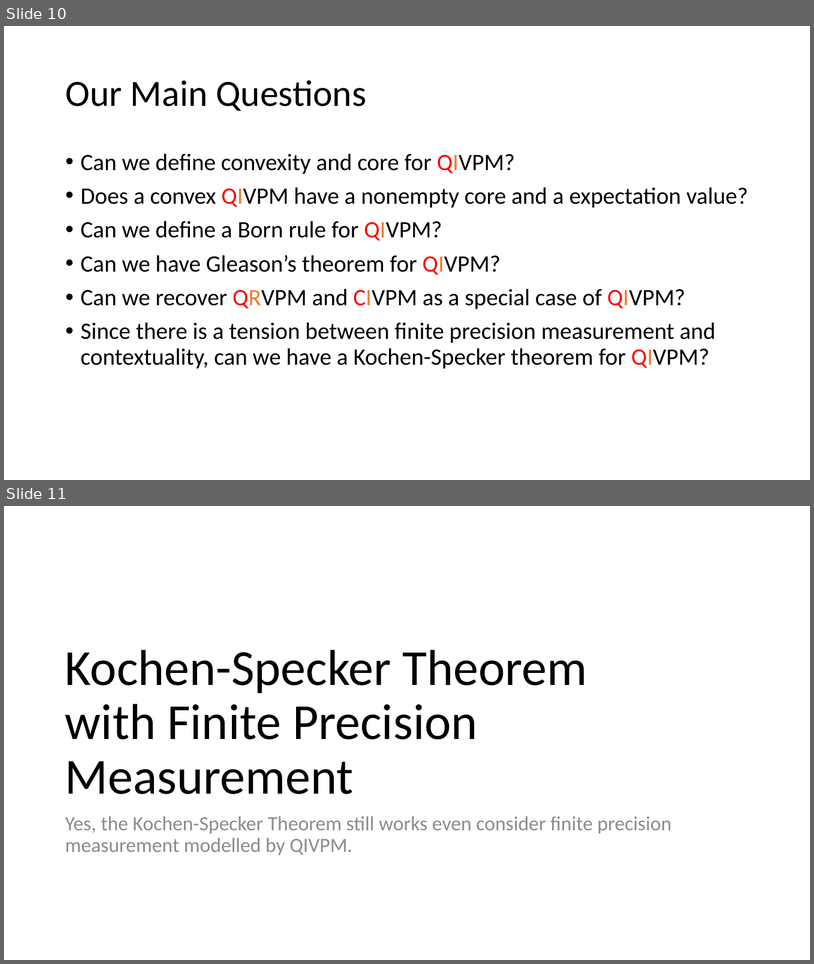
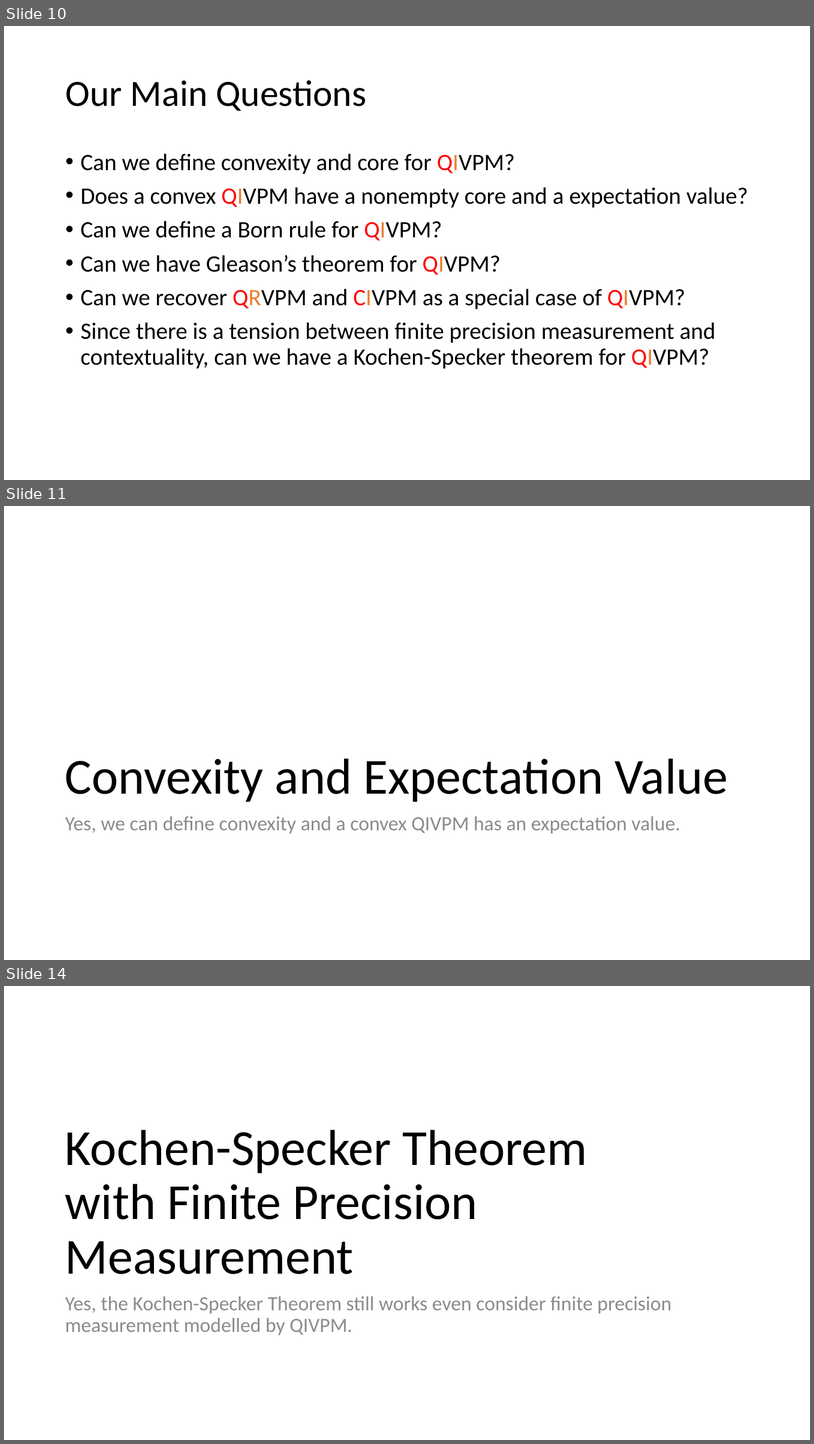
Before and after one commit to yuttai/Contextuality-and-Nonlocality-in-Discrete-Quantum-Theory, a slide deck: prop_letter.pptx. Shown one above the other, each under a label of ours: slides 10 and 11 before the commit, slides 10, 11 and 14 after it; the slides between them are not shown. The pictures are 814x964 and 814x1444 pixels, drawn with LibreOffice and Linux fonts; fonts in the diff are those of the drawing. Boxes give left, top, right and bottom in pixels: in the first picture for what was removed or moved away, otherwise in the second. Text is boxed around its words. In the diff, an @@ line names an element or a change of style, - is before the commit and + after.

```diff
--- a/prop_letter.pptx
+++ b/prop_letter.pptx
@@ slide 11 added at bbox=[4, 506, 810, 960], background #FFFFFF @@
@@ title added at bbox=[65, 758, 728, 802], 60 pt, text #000000 @@
+Convexity and Expectation Value
@@ text added at bbox=[65, 816, 680, 834], 24 pt, text #8C8C8C @@
+Yes, we can define convexity and a convex QIVPM has an expectation value.
@@ what was slide 11 is now slide 14 @@
```
Also in this commit, not shown: 2 other slides added.
